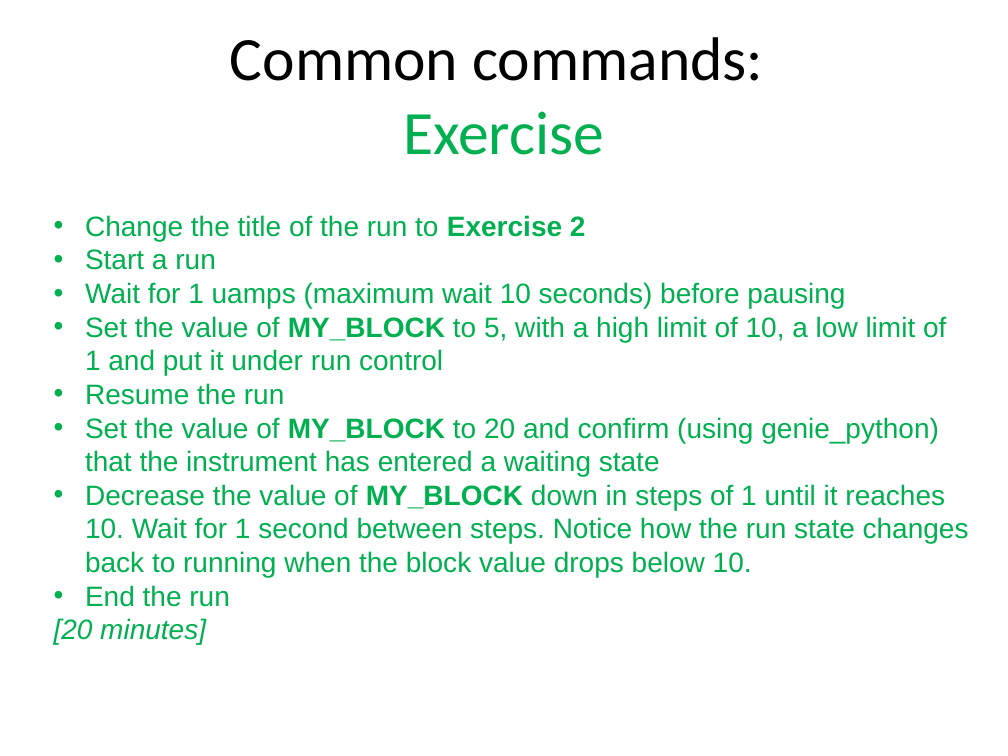
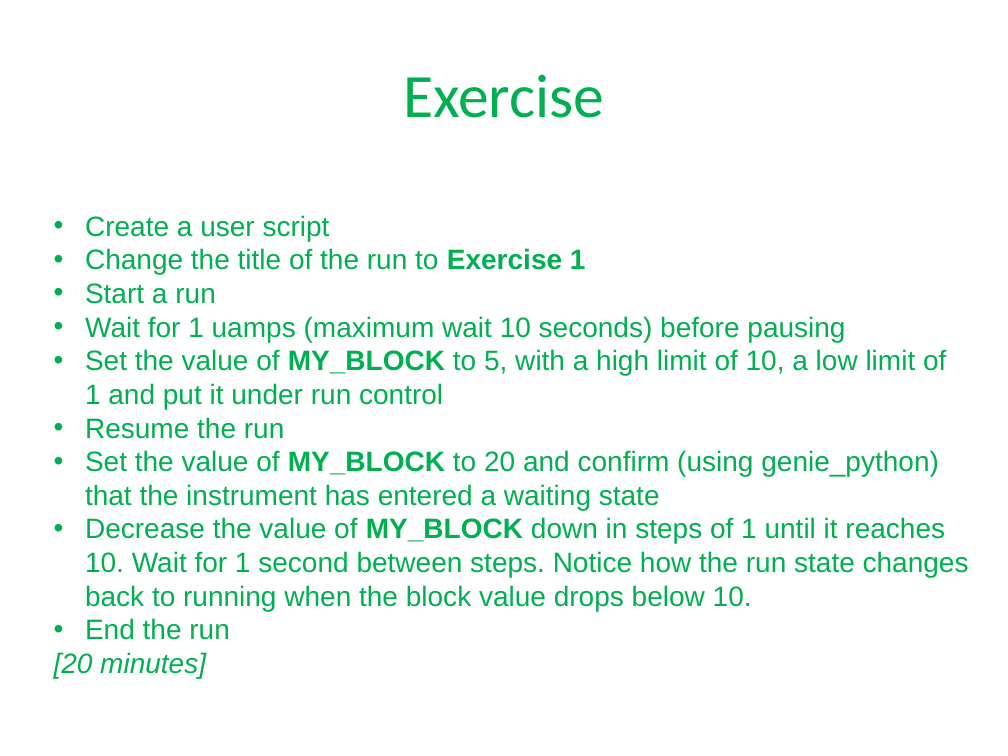
Before and after one commit to ISISComputingGroup/ibex_user_manual, a slide deck: slide 18 of genie_python_and_ibex/genie_python_and_ibex.pptx (slide 16 before the commit). Drawn at 1008x756 pixels with LibreOffice and Linux fonts; fonts in the diff are those of the drawing; background and template pictures are left out. Boxes give left, top, right and bottom in pixels: in the first picture for what was removed or moved away, otherwise in the second. Text is boxed around its words. In the diff, an @@ line names an element or a change of style, - is before the commit and + after.

```diff
--- a/genie_python_and_ibex/genie_python_and_ibex.pptx
+++ b/genie_python_and_ibex/genie_python_and_ibex.pptx
@@ title at <box>403,74,604,118</box>: text changed; text colour #000000 to #00B050 @@
-Common commands:
-Exercise
+Exercise
@@ text at <box>85,215,586,275</box>: text changed @@
-• Change the title of the run to Exercise 2
+• Create a user script
+• Change the title of the run to Exercise 1
```
Also in this commit, not shown: 14 other slides changed, 3 slides added, 1 slide removed.
